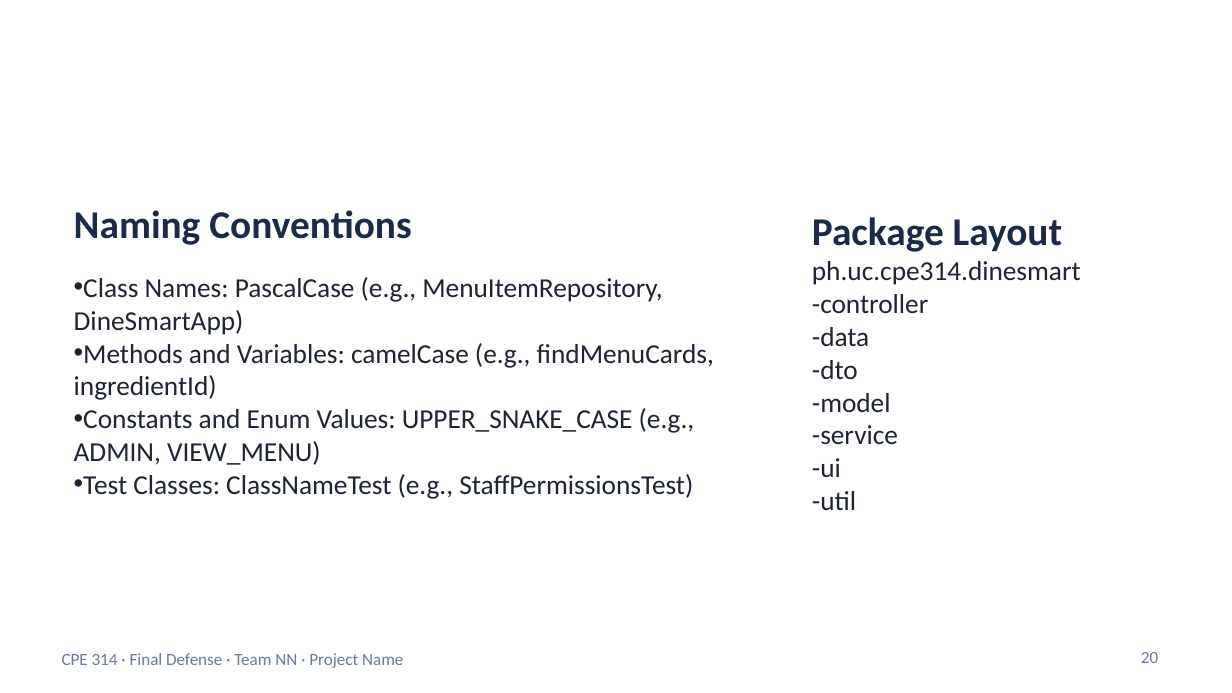
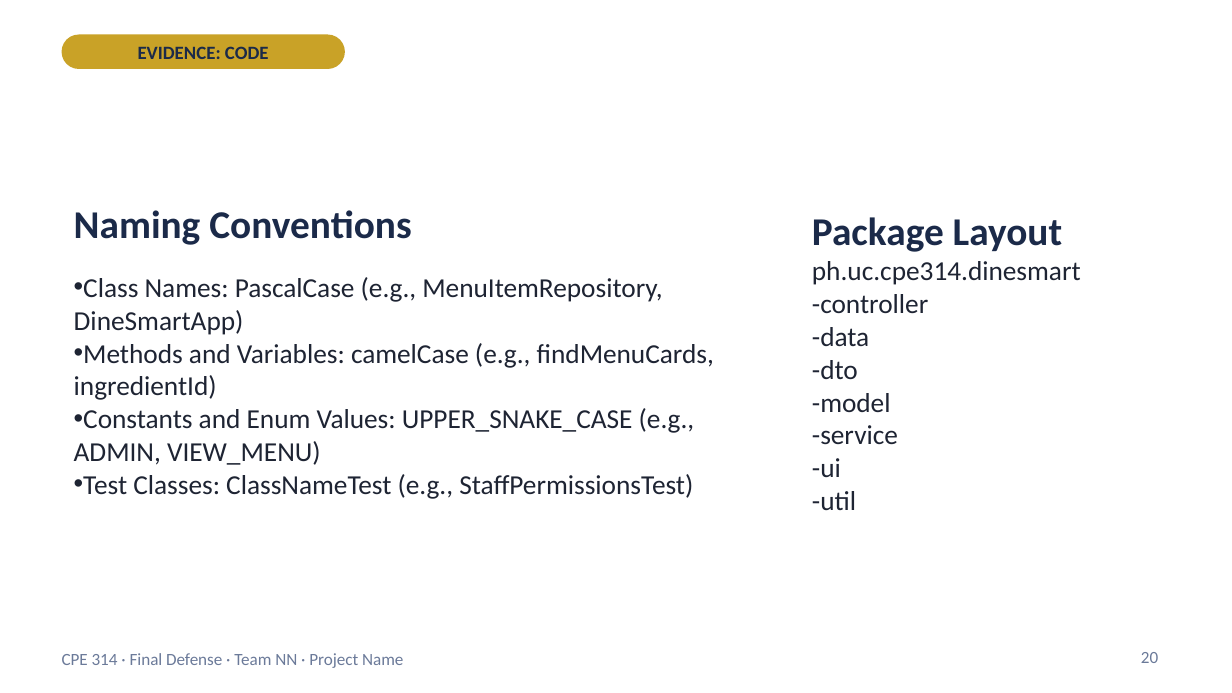
Before and after one commit to ambuhotjam/cpe314--69323--capstone-team-05, a slide deck: slide 20 of Final_Defense_Group5.pptx. Drawn at 1232x693 pixels with LibreOffice and Linux fonts; fonts in the diff are those of the drawing. Boxes give left, top, right and bottom in pixels: in the first picture for what was removed or moved away, otherwise in the second. Text is boxed around its words. In the diff, an @@ line names an element or a change of style, - is before the commit and + after.

```diff
--- a/Final_Defense_Group5.pptx
+++ b/Final_Defense_Group5.pptx
@@ rounded rectangle added at [62,34,345,69], fill #C9A227 @@
@@ text added at [138,46,269,59], 11 pt, text #1B2A49, bold @@
+EVIDENCE: CODE
```
Also in this commit, not shown: 3 other slides changed, 2 slides added.
